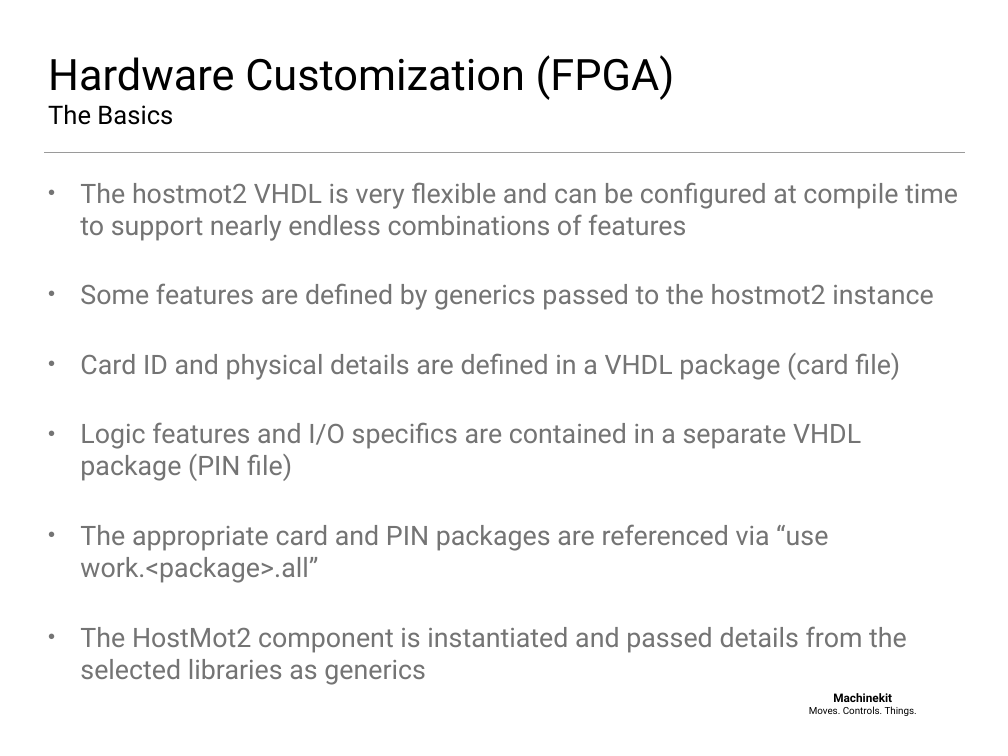
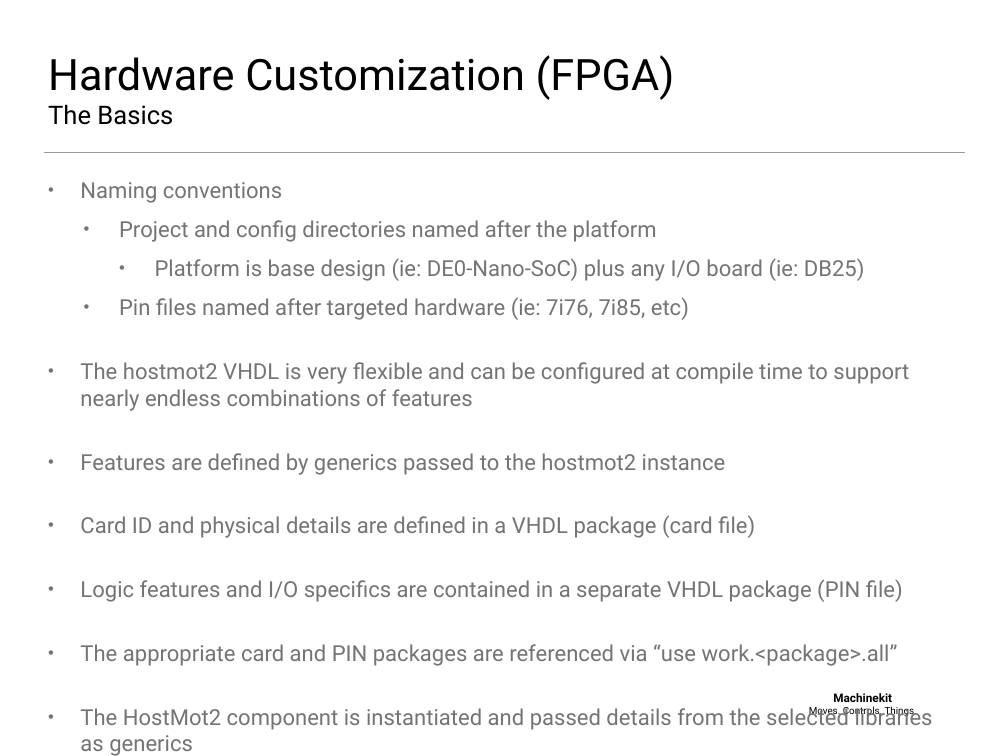
Before and after one commit to cdsteinkuehler/Presentations, a slide deck: slide 6 of 2017.04.29.Machinekit_Meetup/SoC+FPGA.odp. Drawn at 1008x756 pixels with LibreOffice and Linux fonts; fonts in the diff are those of the drawing; background and template pictures are left out. Boxes give left, top, right and bottom in pixels: in the first picture for what was removed or moved away, otherwise in the second. Text is boxed around its words. In the diff, an @@ line names an element or a change of style, - is before the commit and + after.

Commit message:
Update SoC+FPGA
Add file naming conventions for FPGA projects & pin files

```diff
--- a/2017.04.29.Machinekit_Meetup/SoC+FPGA.odp
+++ b/2017.04.29.Machinekit_Meetup/SoC+FPGA.odp
@@ text at [80, 182, 865, 320]: paragraphs added @@
+• Naming conventions
+  • Project and config directories named after the platform
+    • Platform is base design (ie: DE0-Nano-SoC) plus any I/O board (ie: DB25)
+  • Pin files named after targeted hardware (ie: 7i76, 7i85, etc)
@@ text at [80, 362, 933, 756]: size 27.2 to 22.4 pt in "The hostmot2 VHDL is very flexible and ...", "Card ID and physical details are defined ...", "Logic features and I/O specifics are contained ...", "The appropriate card and PIN packages are ..." and 1 more places @@
@@ text at [80, 453, 726, 475]: text changed; size 27.2 to 22.4 pt @@
-• Some features are defined by generics passed to the hostmot2 instance
+• Features are defined by generics passed to the hostmot2 instance
```
Also in this commit, not shown: 1 other slide changed, 1 other file.
